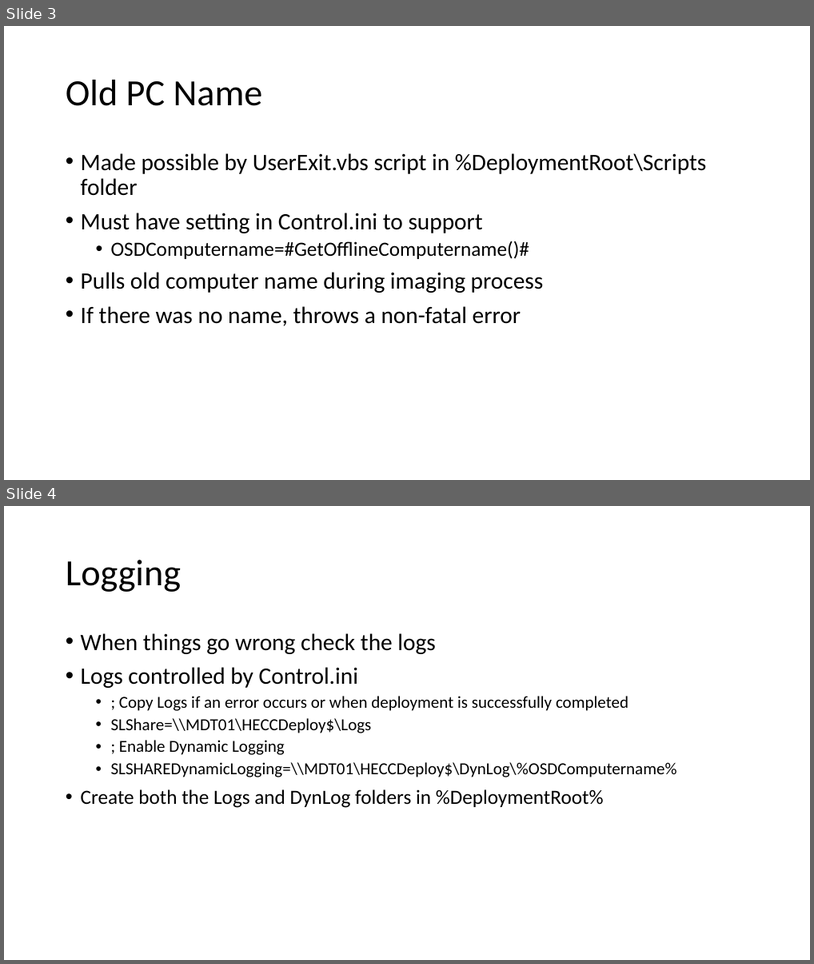
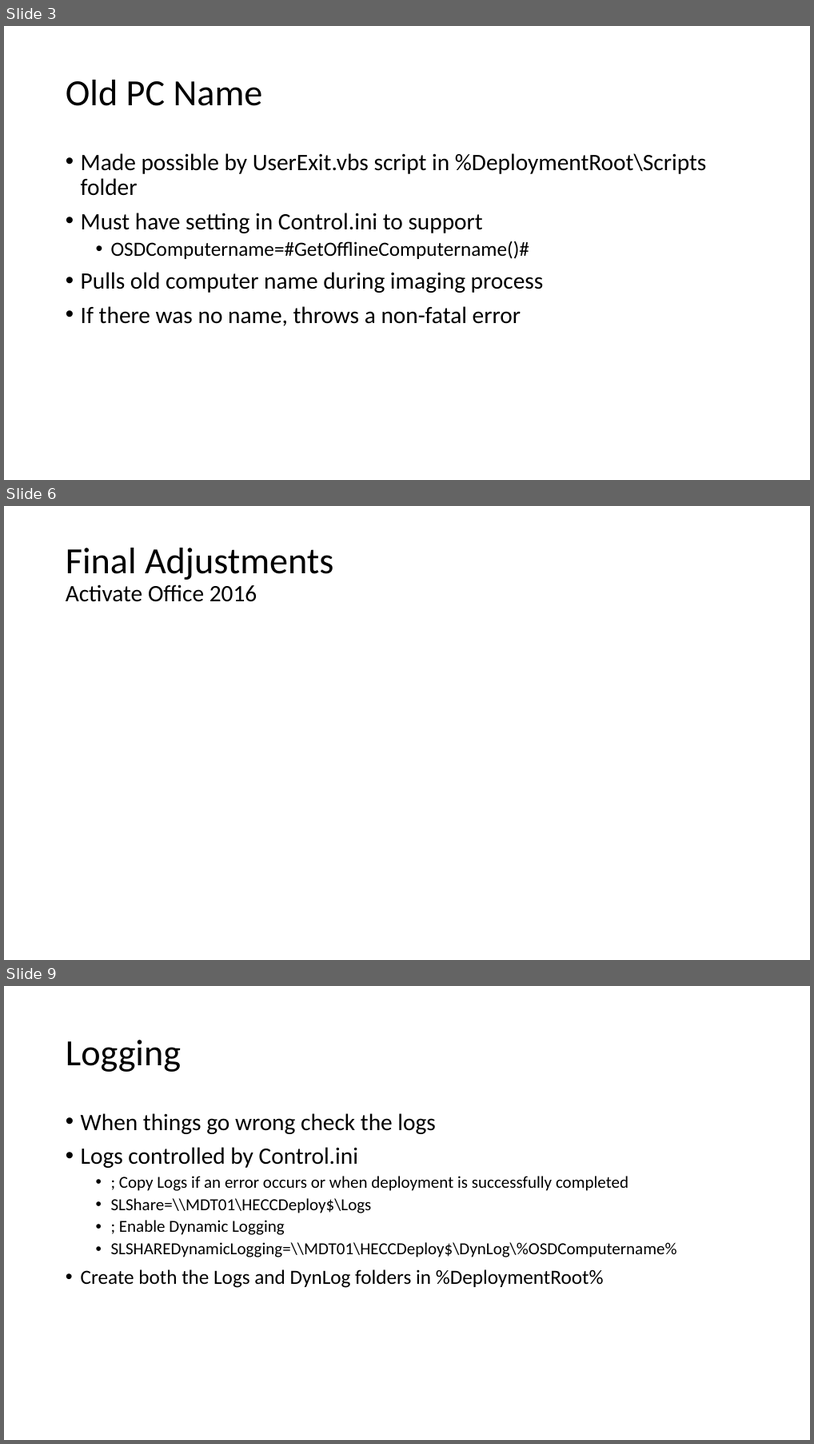
Before and after one commit to fydexx/HECC-2018, a slide deck: Part_02/Section03.pptx. Shown one above the other, each under a label of ours: slides 3 and 4 before the commit, slides 3, 6 and 9 after it; the slides between them are not shown. The pictures are 814x964 and 814x1444 pixels, drawn with LibreOffice and Linux fonts; fonts in the diff are those of the drawing. Boxes give left, top, right and bottom in pixels: in the first picture for what was removed or moved away, otherwise in the second. Text is boxed around its words. In the diff, an @@ line names an element or a change of style, - is before the commit and + after.

```diff
--- a/Part_02/Section03.pptx
+++ b/Part_02/Section03.pptx
@@ slide 6 added at <box>4,506,810,960</box>, background #FFFFFF @@
@@ title added at <box>66,548,334,602</box>, 28 pt, text #000000 @@
+Final Adjustments
+Activate Office 2016
@@ what was slide 4 is now slide 9 @@
```
Also in this commit, not shown: 4 other slides added.
